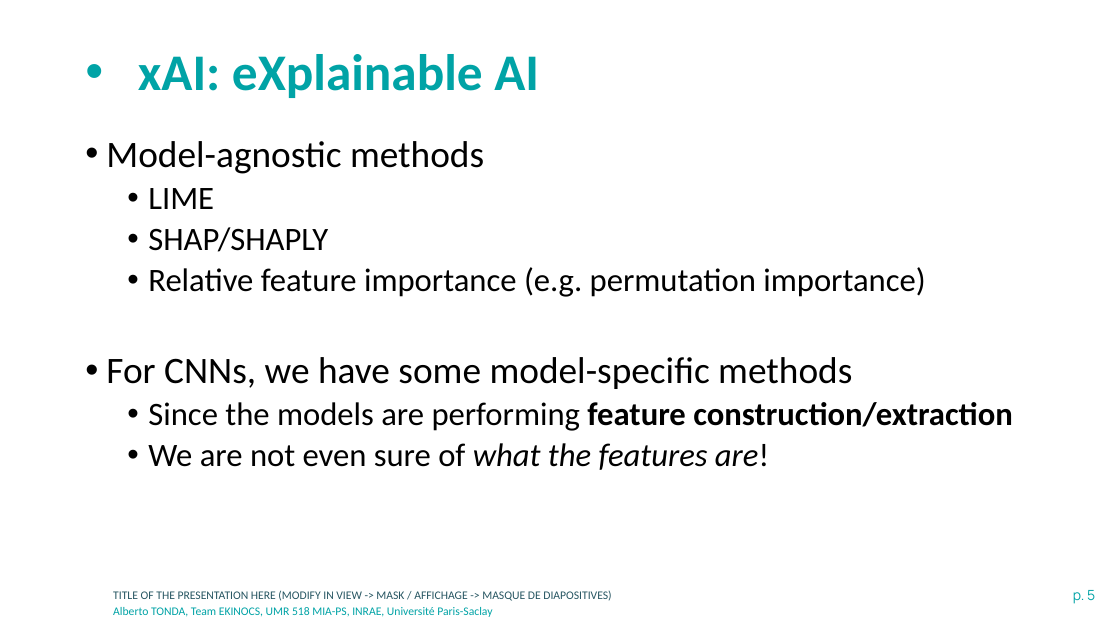
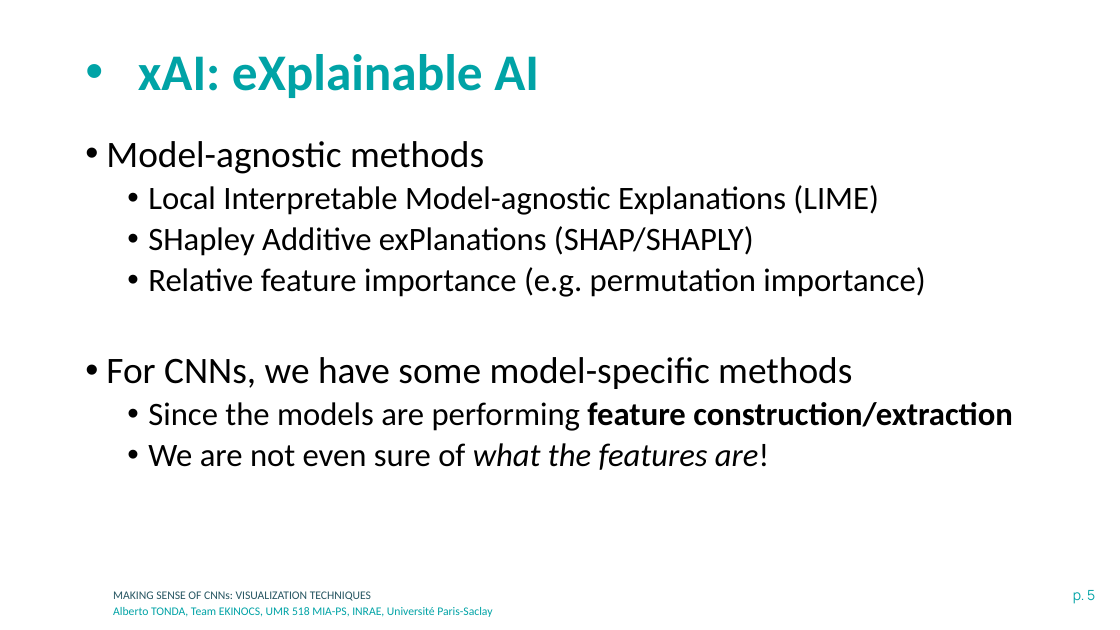
Before and after one commit to albertotonda/teaching, a slide deck: slide 5 of deep-learning-in-practice-with-pytorch/2-cnn-visualization.pptx. Drawn at 1120x630 pixels with LibreOffice and Linux fonts; fonts in the diff are those of the drawing; background and template pictures are left out. Boxes give left, top, right and bottom in pixels: in the first picture for what was removed or moved away, otherwise in the second. Text is boxed around its words. In the diff, an @@ line names an element or a change of style, - is before the commit and + after.

```diff
--- a/deep-learning-in-practice-with-pytorch/2-cnn-visualization.pptx
+++ b/deep-learning-in-practice-with-pytorch/2-cnn-visualization.pptx
@@ text at bbox=[148, 185, 879, 256]: text changed @@
-  • LIME
-  • SHAP/SHAPLY
+  • Local Interpretable Model-agnostic Explanations (LIME)
+  • SHapley Additive exPlanations (SHAP/SHAPLY)
@@ text at bbox=[113, 591, 371, 601]: text changed @@
-TITLE OF THE PRESENTATION HERE (MODIFY IN VIEW -> MASK / AFFICHAGE -> MASQUE DE DIAPOSITIVES)
+MAKING SENSE OF CNNs: VISUALIZATION TECHNIQUES
```
Also in this commit, not shown: 7 other slides changed, 2 slides added, 11 other files.
